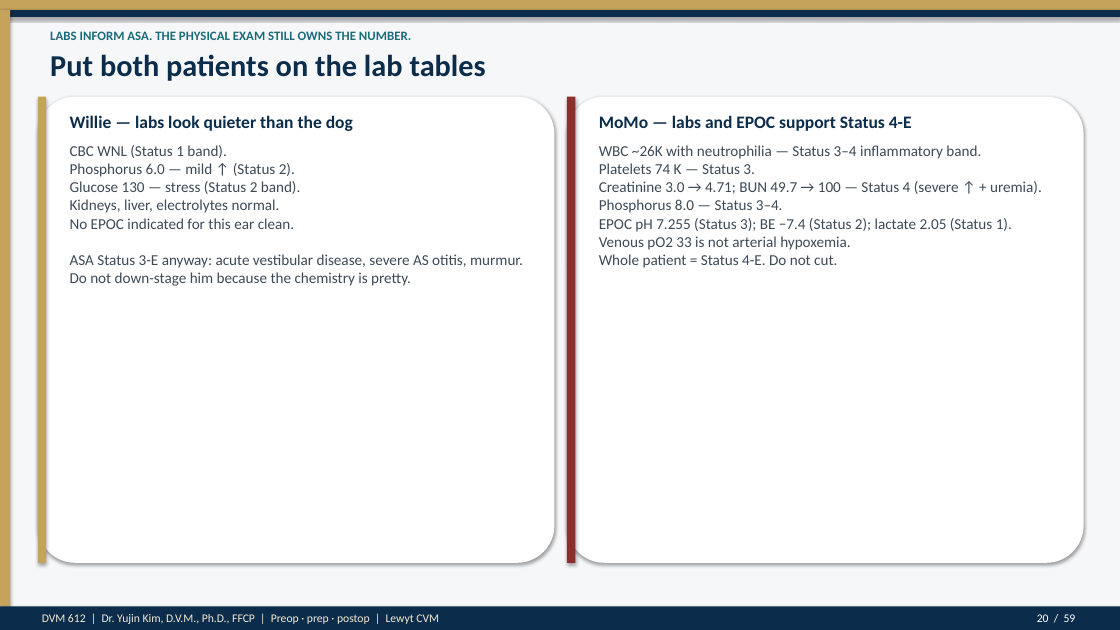
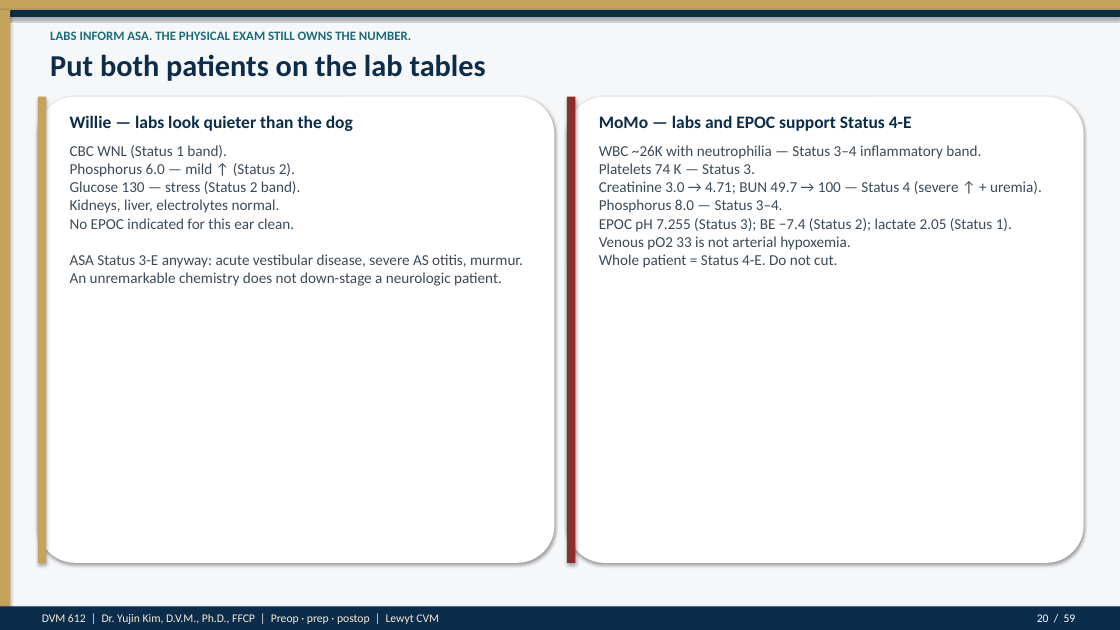
Before and after one commit to drkimvet/happycare, a slide deck: slide 20 of lectures/DVM-612_Week4_Preop_PatientPrep_Postop.pptx. Drawn at 1120x630 pixels with LibreOffice and Linux fonts; fonts in the diff are those of the drawing. Boxes give left, top, right and bottom in pixels: in the first picture for what was removed or moved away, otherwise in the second. Text is boxed around its words. In the diff, an @@ line names an element or a change of style, - is before the commit and + after.

```diff
--- a/lectures/DVM-612_Week4_Preop_PatientPrep_Postop.pptx
+++ b/lectures/DVM-612_Week4_Preop_PatientPrep_Postop.pptx
@@ text at [70,145,523,286]: text changed @@
-CBC WNL (Status 1 band).
-Phosphorus 6.0 — mild ↑ (Status 2).
-Glucose 130 — stress (Status 2 band).
-Kidneys, liver, electrolytes normal.
-No EPOC indicated for this ear clean.
-ASA Status 3-E anyway: acute vestibular disease, severe AS otitis, murmur. Do not down-stage him because the chemistry is pretty.
+CBC WNL (Status 1 band).
+Phosphorus 6.0 — mild ↑ (Status 2).
+Glucose 130 — stress (Status 2 band).
+Kidneys, liver, electrolytes normal.
+No EPOC indicated for this ear clean.
+ASA Status 3-E anyway: acute vestibular disease, severe AS otitis, murmur. An unremarkable chemistry does not down-stage a neurologic patient.
```
Also in this commit, not shown: 16 other slides changed, 4 other files.
